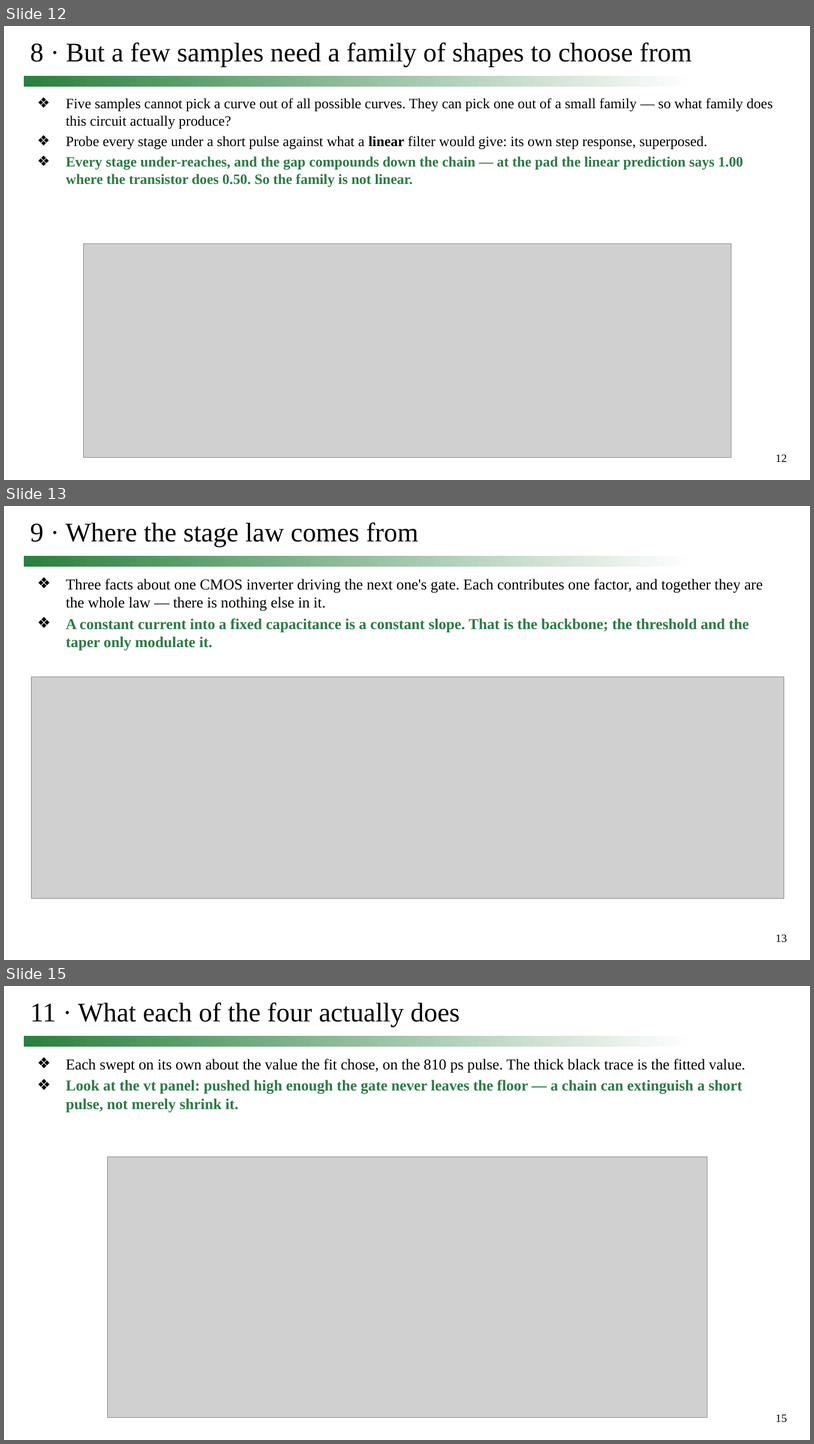
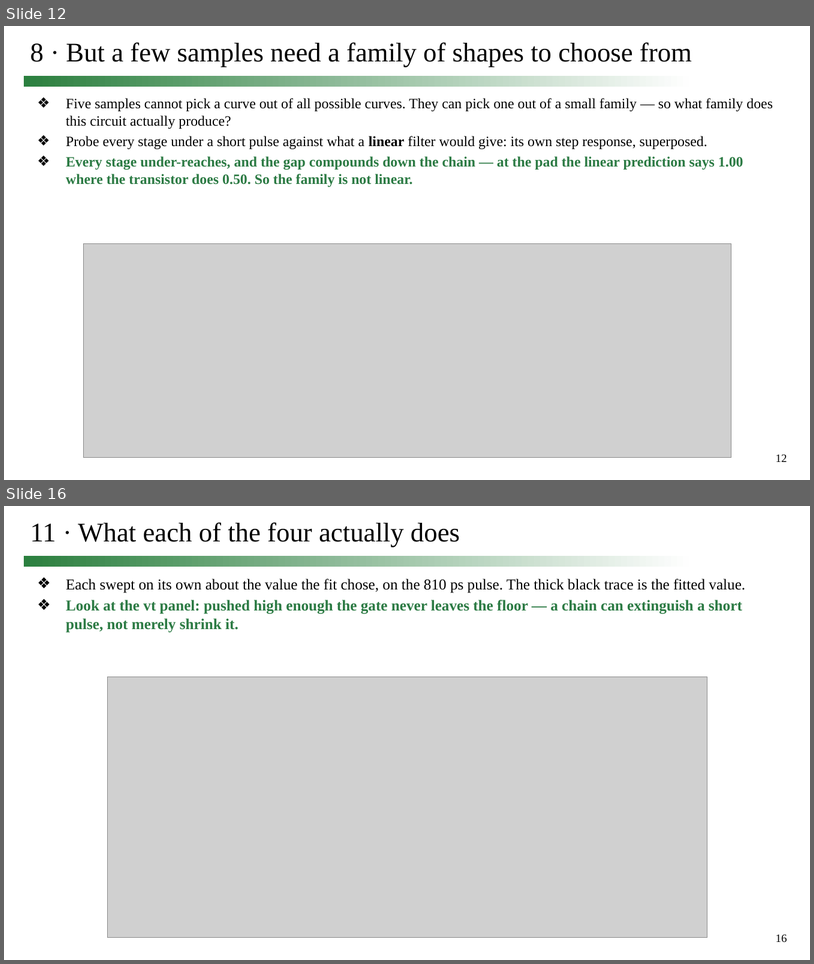
Before and after one commit to simon9721/ibis_comparison, a slide deck: results/meeting_deck_2026-09-24/0924_track1_story.pptx. Shown one above the other, each under a label of ours: slides 12, 13 and 15 before the commit, slides 12 and 16 after it; the slides between them are not shown. The pictures are 814x1444 and 814x964 pixels, drawn with LibreOffice and Linux fonts; fonts in the diff are those of the drawing; grey boxes stand for pictures. Boxes give left, top, right and bottom in pixels: in the first picture for what was removed or moved away, otherwise in the second. Text is boxed around its words. In the diff, an @@ line names an element or a change of style, - is before the commit and + after.

```diff
--- a/results/meeting_deck_2026-09-24/0924_track1_story.pptx
+++ b/results/meeting_deck_2026-09-24/0924_track1_story.pptx
@@ slide 13 removed at (x1=4, y1=506, x2=810, y2=960), background #FFFFFF; not listed: 2 template elements that a slide beside it also shows @@
@@ title removed at (x1=30, y1=522, x2=419, y2=547) @@
-9 · Where the stage law comes from
@@ text removed at (x1=66, y1=579, x2=764, y2=651) @@
-❖ Three facts about one CMOS inverter driving the next one's gate. Each contributes one factor, and together they are the whole law — there is nothing else in it.
-❖ A constant current into a fixed capacitance is a constant slope. That is the backbone; the threshold and the taper only modulate it.
@@ picture removed at (x1=31, y1=676, x2=785, y2=898) @@
@@ what was slide 15 is now slide 16 @@
@@ page number at (x1=776, y1=934, x2=788, y2=942): text changed @@
-15
+16
```
Also in this commit, not shown: 1 slide changed, 5 slides added, 1 other slide removed, 9 other files.
